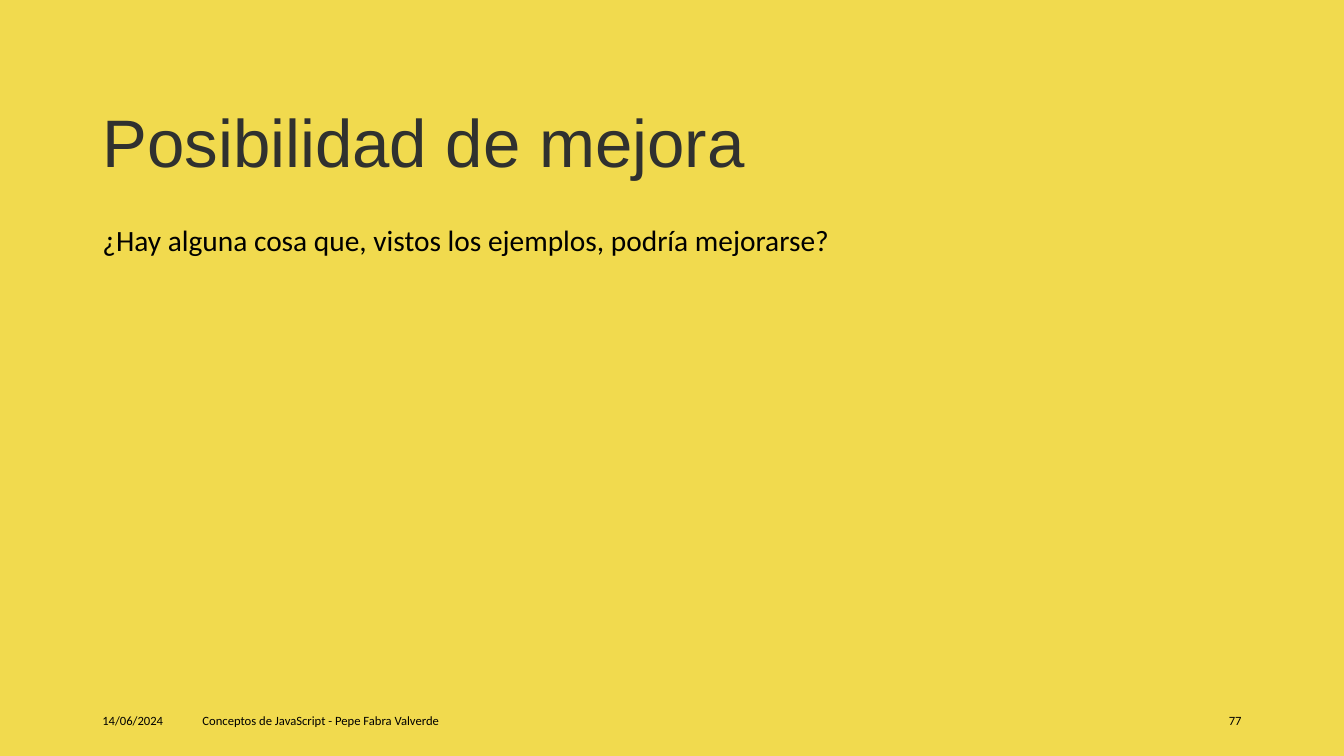
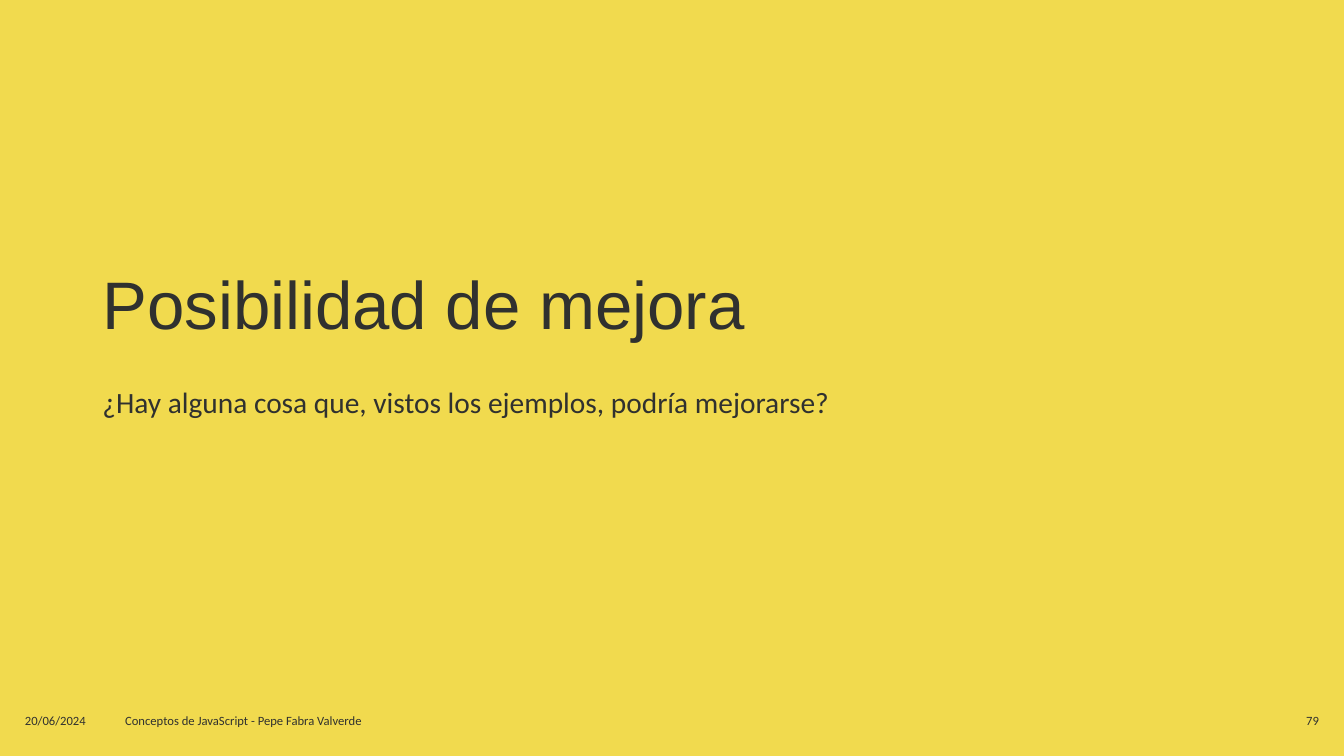
Before and after one commit to jofaval/talks-about, a slide deck: slide 79 of concepts-of-js/conceps-of-js.es.pptx (slide 77 before the commit). Drawn at 1344x756 pixels with LibreOffice and Linux fonts; fonts in the diff are those of the drawing. Boxes give left, top, right and bottom in pixels: in the first picture for what was removed or moved away, otherwise in the second. Text is boxed around its words. In the diff, an @@ line names an element or a change of style, - is before the commit and + after.

```diff
--- a/concepts-of-js/conceps-of-js.es.pptx
+++ b/concepts-of-js/conceps-of-js.es.pptx
@@ title "Posibilidad de mejora": place and size @@
-title "Posibilidad de mejora" at box(102, 118, 744, 180)
+title "Posibilidad de mejora" at box(102, 280, 744, 342)
@@ text "¿Hay alguna cosa que, vistos ...": place and size @@
-text "¿Hay alguna cosa que, vistos ..." at box(102, 230, 829, 256)
+text "¿Hay alguna cosa que, vistos ..." at box(102, 392, 829, 418)
@@ text "¿Hay alguna cosa que, vistos ..." at box(102, 392, 829, 418): text colour #000000 to #30312F @@
@@ text at box(25, 716, 86, 726): text changed; text colour #000000 to #30312F @@
-14/06/2024
+20/06/2024
@@ text "Conceptos de JavaScript - Pepe ..." at box(125, 716, 361, 727): text colour #000000 to #30312F @@
@@ text "Conceptos de JavaScript - Pepe ...": place and size @@
-text "Conceptos de JavaScript - Pepe ..." at box(202, 716, 439, 727)
+text "Conceptos de JavaScript - Pepe ..." at box(125, 716, 361, 727)
@@ page number removed at box(1229, 717, 1242, 725) @@
-77
@@ page number added at box(1306, 717, 1319, 725), 9 pt, text #30312F @@
+79
```
Also in this commit, not shown: 119 other slides changed, 12 slides added, 10 slides removed, 21 other files.
